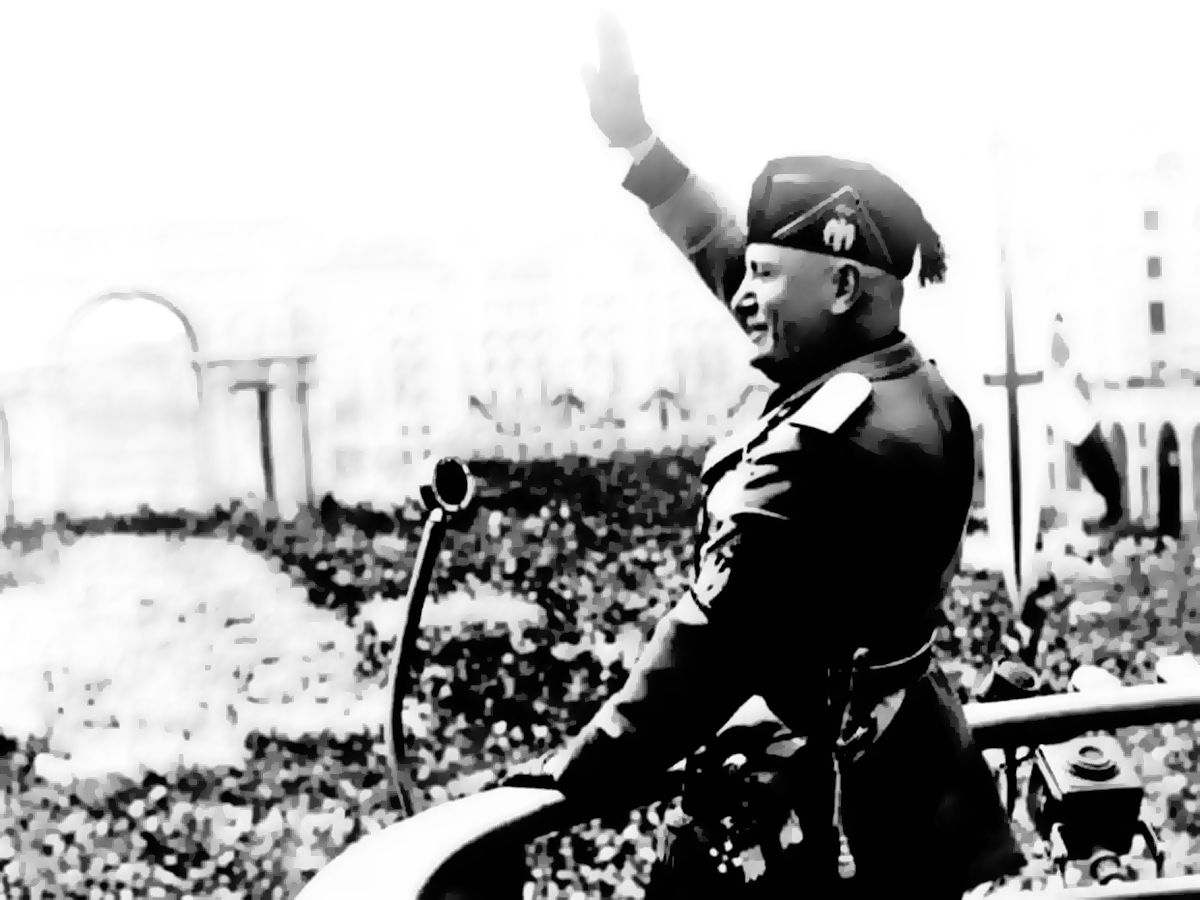
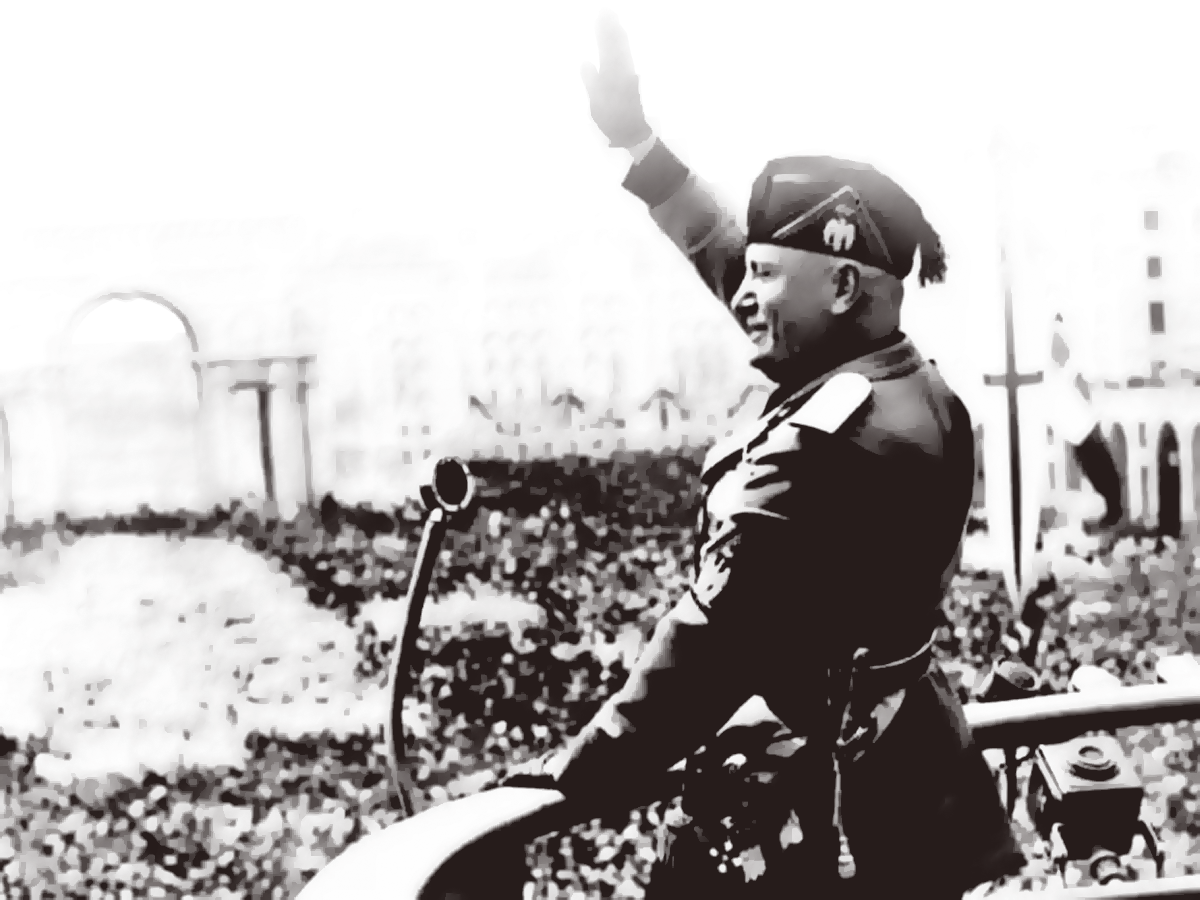
Two versions of the same layered image (1200 × 900). Layer-by-layer changes:
removed layer "Layer 9" over <box>0,70,1200,900</box>
removed layer "Layer 4" over <box>0,70,1200,900</box>
added layer "image_color" above "image_back" over <box>0,70,1200,900</box>
added layer "image_back" over <box>0,70,1200,900</box>
